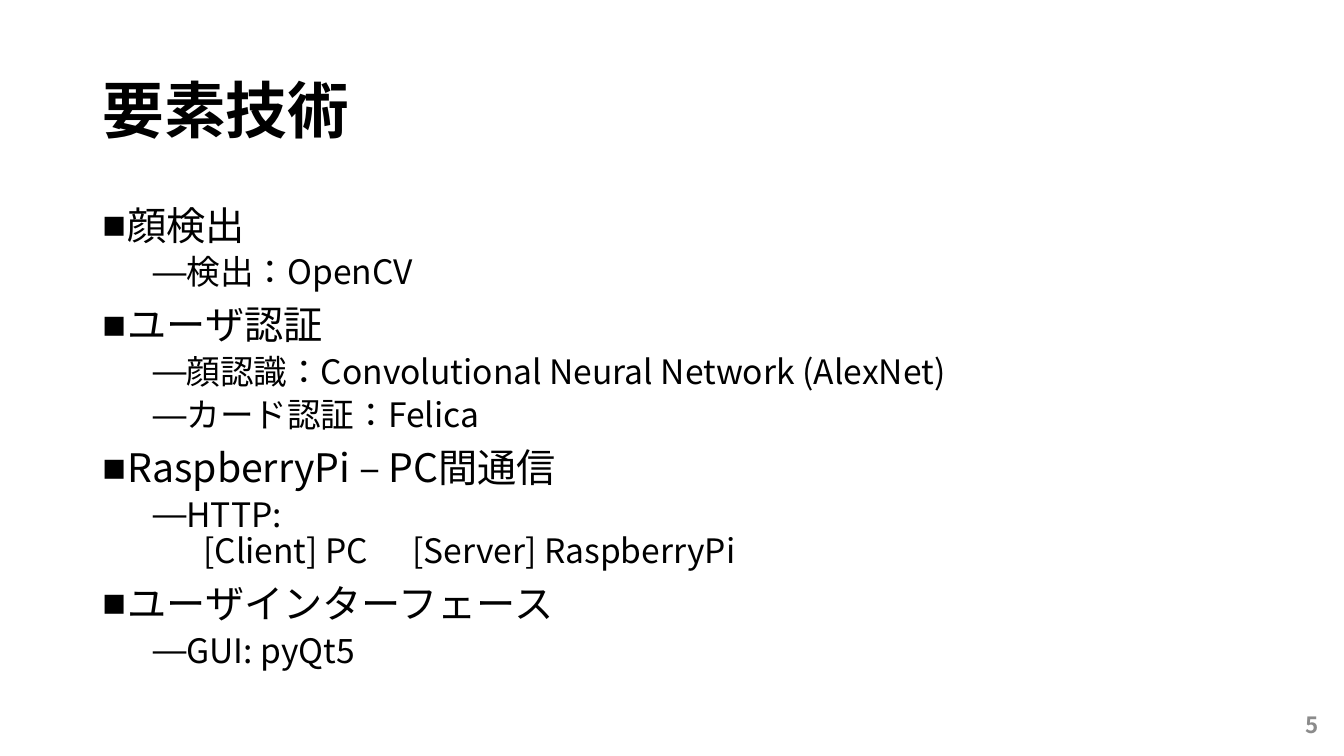
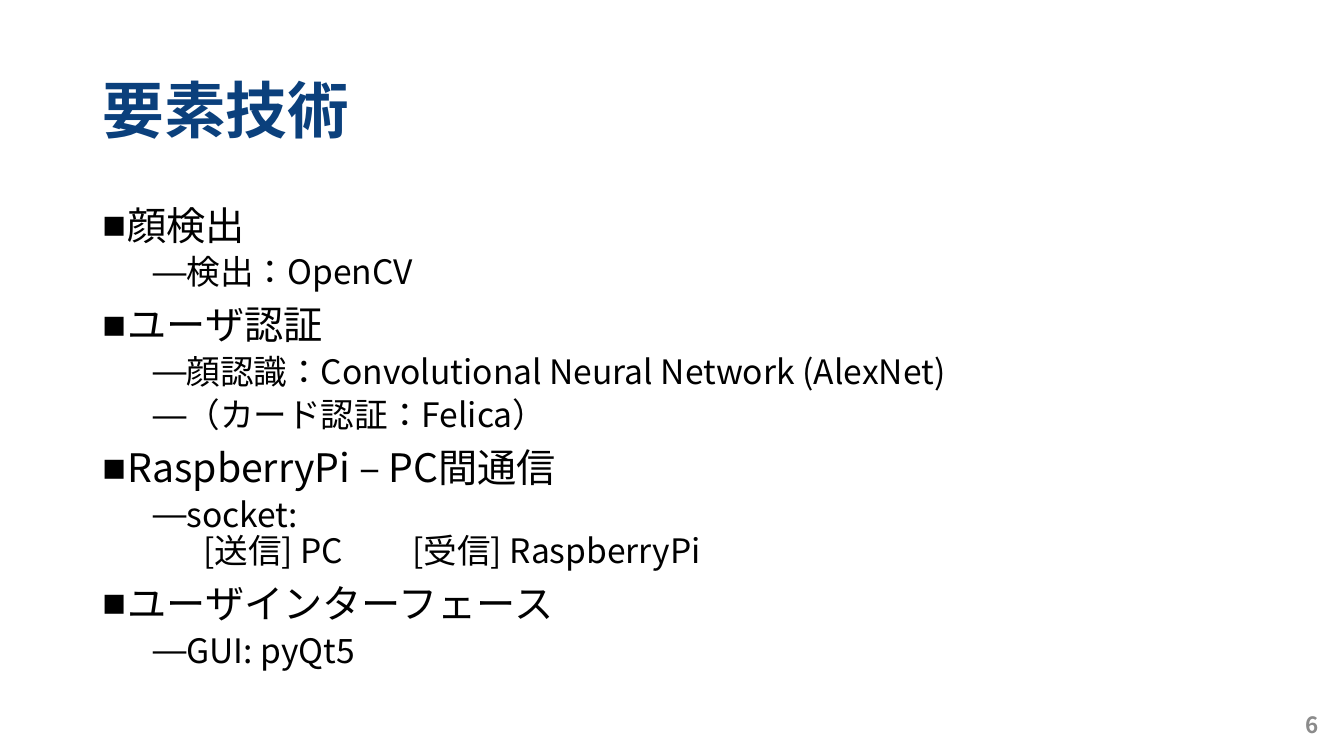
Before and after one commit to kut-info-ase-2017/group4-smzl, a slide deck: slide 6 of doc/SMZL_中間発表.pptx (slide 5 before the commit). Drawn at 1344x756 pixels with LibreOffice and Linux fonts; fonts in the diff are those of the drawing. Boxes give left, top, right and bottom in pixels: in the first picture for what was removed or moved away, otherwise in the second. Text is boxed around its words. In the diff, an @@ line names an element or a change of style, - is before the commit and + after.

```diff
--- a/doc/SMZL_中間発表.pptx
+++ b/doc/SMZL_中間発表.pptx
@@ title "要素技術" at [102,80,348,139]: text colour #000000 to #0B407C @@
@@ text at [186,398,546,430]: text changed @@
-  ― カード認証：Felica
+  ― （カード認証：Felica）
@@ text at [186,500,701,571]: text changed @@
-  ― HTTP:
-    [Client] PC [Server] RaspberryPi
+  ― socket:
+    [送信] PC [受信] RaspberryPi
@@ page number at [1306,716,1319,733]: text changed @@
-5
+6
```
Also in this commit, not shown: 6 other slides changed, 2 slides added.
